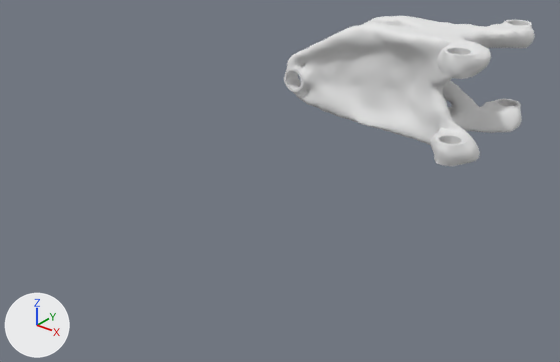
What one commit did to the OBJ model models/TopOptimized.obj.
One viewpoint serves both versions: a camera (50 mm lens) standing at (34.8, -48.6, 28.5) and looking at (-1.9, -2.8, 0.1). Lighting does not change. The marker at lower left points along +X, +Y and +Z. Where no turn or scale is listed for an object, it has been applied to the vertices. Vertices at the same position are counted once.

The first picture shows 'TopOptimized'.
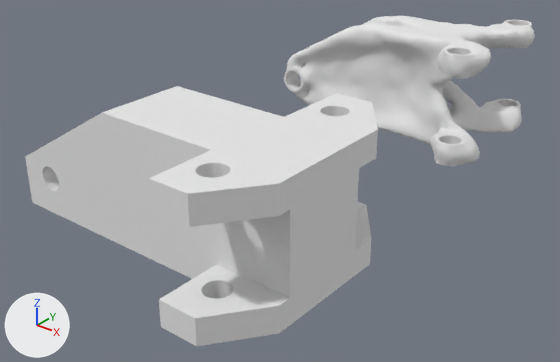
Pixel boxes (x1, y1, x2, y2) of what changed, in the pictures (560 x 362 px):
'TopOptimized', reshaped (103% wider, 119% taller): before (284, 16, 535, 166); after (25, 16, 535, 346)
part 1 of me_topoptimized, added: after (25, 86, 378, 346)

The change, as a diff of the scene's bpy script:
```diff
--- a/models/TopOptimized.obj.py
+++ b/models/TopOptimized.obj.py
@@ me_topoptimized @@
 # used by ob_topoptimized; location = (0.0, 0.0, 0.0)
-me_topoptimized.from_pydata(...)  # 12485 vertices, 22462 faces; spans x -13.4..9.3, y 8.6..23.4, z -0.1..10.1
+me_topoptimized.from_pydata(...)  # 13460 vertices, 24069 faces; spans x -15.0..11.0, y -23.0..23.4, z -0.1..10.1
+# me_topoptimized part 1: a new loose piece of 975 vertices spanning x -15.0..11.0, y -23.0..-5.0, z 0.0..10.0, in mat_metal (white #e7e7e7)
 me_topoptimized.materials.append(mat_metal)
```
